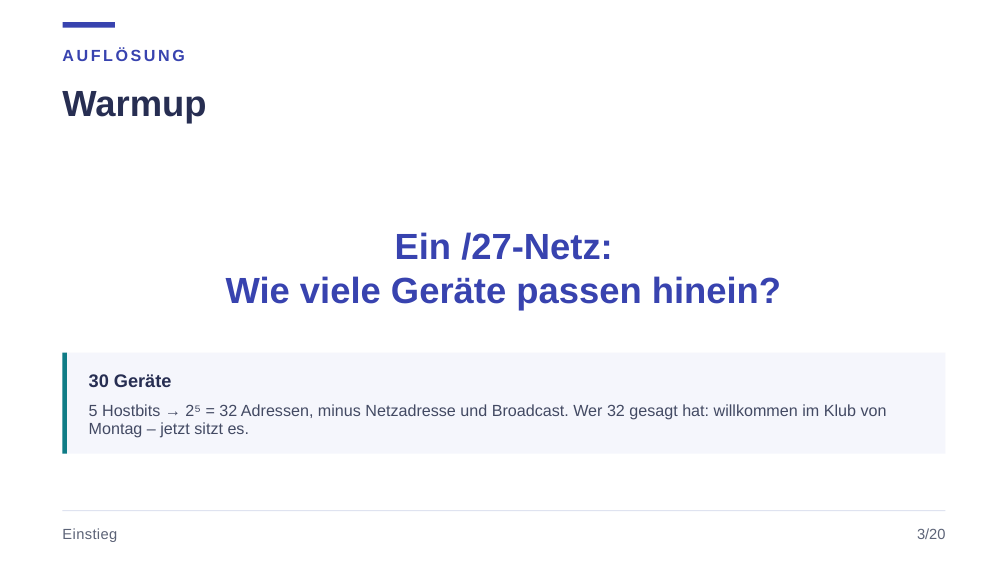
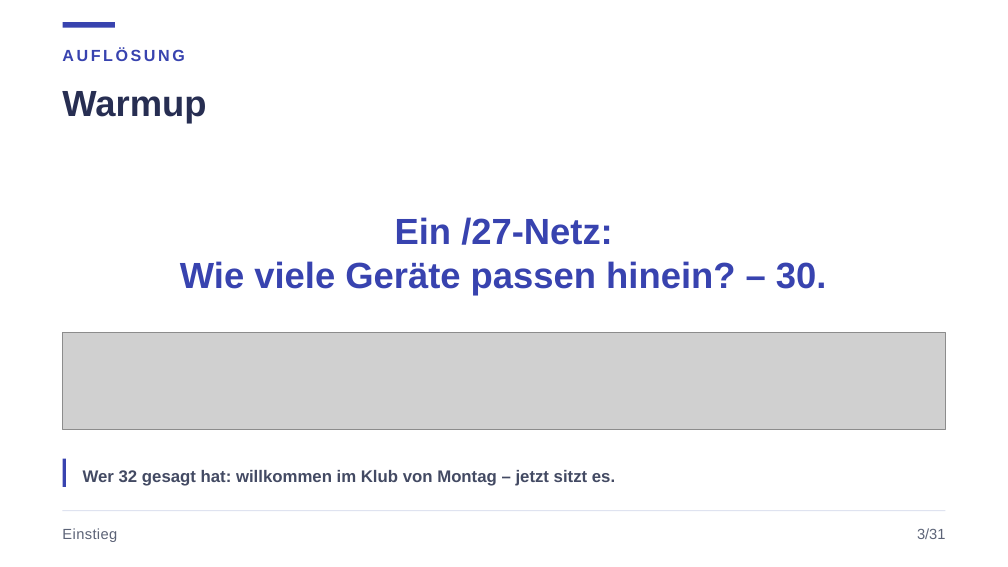
Before and after one commit to JacobMenge/kurs-unterlagen, a slide deck: slide 4 of folien/03-routing-vlan-sicherheit.pptx. Drawn at 1008x567 pixels with LibreOffice and Linux fonts; fonts in the diff are those of the drawing; grey boxes stand for pictures. Boxes give left, top, right and bottom in pixels: in the first picture for what was removed or moved away, otherwise in the second. Text is boxed around its words. In the diff, an @@ line names an element or a change of style, - is before the commit and + after.

```diff
--- a/folien/03-routing-vlan-sicherheit.pptx
+++ b/folien/03-routing-vlan-sicherheit.pptx
@@ text "Ein /27-Netz:": place and size @@
-text "Ein /27-Netz:" at box(226, 232, 781, 311)
+text "Ein /27-Netz:" at box(180, 217, 827, 295)
@@ text at box(180, 261, 827, 295): text changed @@
-Wie viele Geräte passen hinein?
+Wie viele Geräte passen hinein? – 30.
@@ rectangle removed at box(62, 353, 946, 454) @@
@@ rectangle removed at box(62, 353, 67, 454) @@
@@ picture added at box(62, 333, 946, 429) @@
@@ text removed at box(89, 374, 172, 387) @@
-30 Geräte
@@ rectangle added at box(62, 459, 67, 487), fill #3843AF @@
@@ text at box(83, 470, 615, 486): text changed; size 11.5 to 12 pt; bold on @@
-5 Hostbits → 2⁵ = 32 Adressen, minus Netzadresse und Broadcast. Wer 32 gesagt hat: willkommen im Klub von Montag – jetzt sitzt es.
+Wer 32 gesagt hat: willkommen im Klub von Montag – jetzt sitzt es.
@@ text "Wer 32 gesagt hat: willkommen ..." at box(83, 470, 615, 486): vertical alignment top to middle @@
@@ text at box(917, 528, 945, 539): text changed @@
-3/20
+3/31
```
Also in this commit, not shown: 19 other slides changed, 12 slides added, 1 slide removed, 2 other files.
